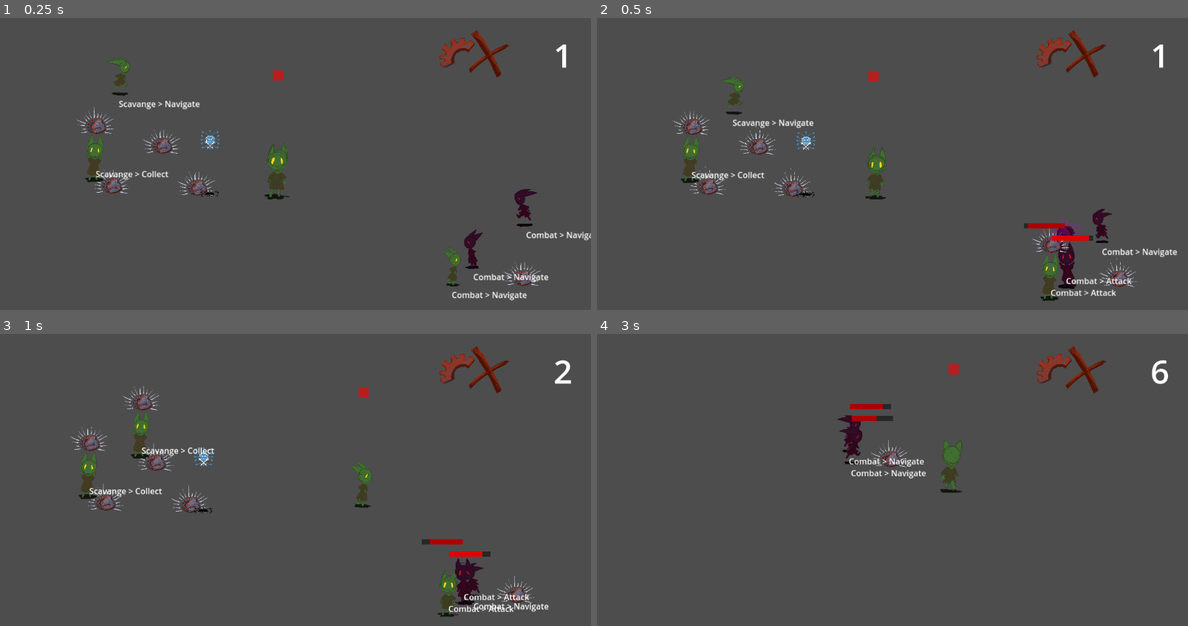
Above: before the commit, frames 1-4 (two rows, left to right).
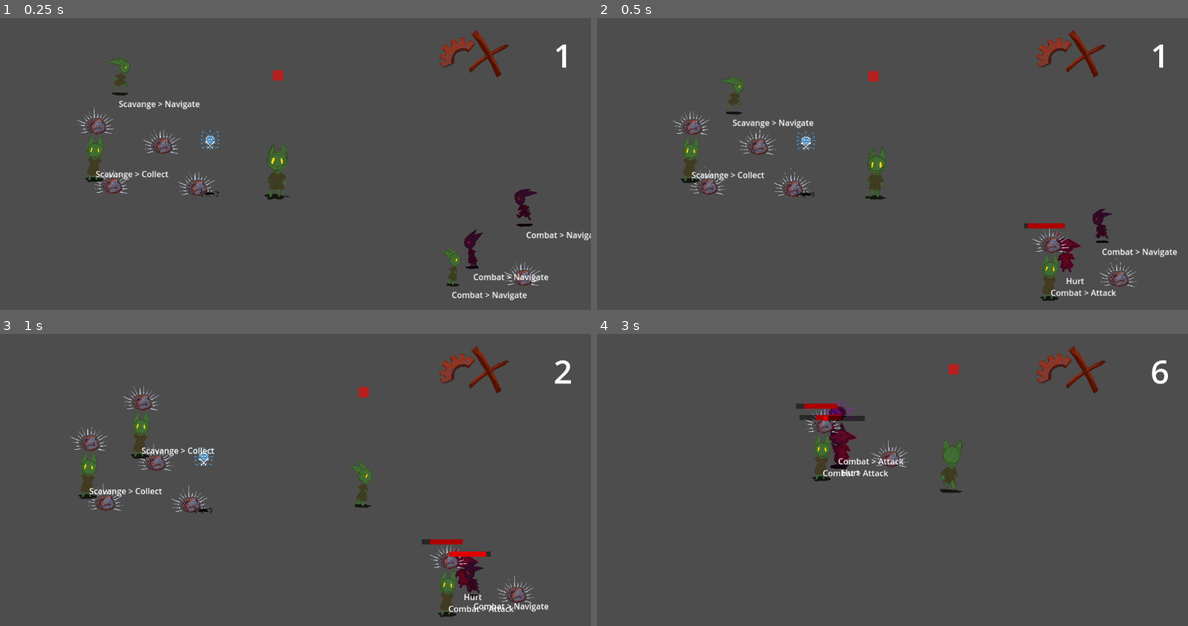
Above: after the commit, the same moments.

Repository: loteque/GoblinGame
Game: Godot game, scene res://main.tscn
Two runs of this game, one before a commit and one after it. Both use one fixed random seed, a clock stepped at 60 frames per second and the inputs below.
Inputs:
- Up to frame 1 (0.25 s): no input
- Up to frame 2 (0.5 s): no input
- Up to frame 3 (1 s): hold D (right) from 0.53 s (still down); hold Shift (call) from 0.53 s (still down)
- Up to frame 4 (3 s): release D (right) at 1.28 s; release Shift (call) at 1.28 s; hold S (down) 1.28-2.03 s; tap G (place) at 1.35 s; hold D (right) 2.03-2.78 s; tap Space (select) at 2.1 s; hold W (up) from 2.78 s (still down); tap Shift (call) at 2.85 s

Frame 1 is identical in both runs. In frame 2, 0.7% of the frame differs, in the area x 76-91%, y 67-93%; in frame 3, 0.6%; in frame 4, 2.0%, in the area x 33-56%, y 20-51%.

Commit message:
Add hurt animation

Diff:
--- a/project/actor_core.gd
+++ b/project/actor_core.gd
@@ -12,22 +12,29 @@
 @onready var follow = %Follow
 @onready var combat = %Combat
 @onready var thrown = %Thrown
+@onready var hurt = %Hurt
 
 @onready var target_tracker_component = %TargetTrackerComponent
 
 var is_thrown = false
 var target: Vector2
+var is_hurt = false
 
 func _ready():
     actor.thrown_to.connect(_on_thrown_to)
+    actor.hurt.connect(_on_hurt)
 
 func _on_thrown_to(position: Vector2):
     is_thrown = true
     target = position
 
+func _on_hurt():
+    is_hurt = true
 
 func _physics_process(delta):
-    if is_thrown:
+    if is_hurt:
+        machine.change_state(hurt, {"position": target})
+    elif is_thrown:
         machine.change_state(thrown, {"position": target})
     elif actor.should_follow_player:
         var target = actor.player
--- a/project/goblin_0_sprite_frames.tres
+++ b/project/goblin_0_sprite_frames.tres
@@ -1,7 +1,8 @@
-[gd_resource type="SpriteFrames" load_steps=17 format=3 uid="uid://b1tde2jhy8sfh"]
+[gd_resource type="SpriteFrames" load_steps=19 format=3 uid="uid://b1tde2jhy8sfh"]
 
 [ext_resource type="Texture2D" uid="uid://dghfr0rh5pah6" path="res://assets/art/sprite_collect_scrap.png" id="1_r84qb"]
 [ext_resource type="Texture2D" uid="uid://bduj512knrmjp" path="res://goblin_sprite_sheet_wip_update_with_updated_roll.png" id="1_xvd8n"]
+[ext_resource type="Texture2D" uid="uid://bt0i8gk68bwup" path="res://assets/art/npc-hit-sprite.png" id="2_4gm7y"]
 
 [sub_resource type="AtlasTexture" id="AtlasTexture_1rwwp"]
 atlas = ExtResource("1_r84qb")
@@ -10,6 +11,10 @@
 [sub_resource type="AtlasTexture" id="AtlasTexture_ag1tb"]
 atlas = ExtResource("1_r84qb")
 region = Rect2(517, 0, 517, 682)
+
+[sub_resource type="AtlasTexture" id="AtlasTexture_hkvsd"]
+atlas = ExtResource("2_4gm7y")
+region = Rect2(0, 0, 263, 337)
 
 [sub_resource type="AtlasTexture" id="AtlasTexture_wxu2l"]
 atlas = ExtResource("1_xvd8n")
@@ -74,6 +79,14 @@
 }, {
 "frames": [{
 "duration": 4.0,
+"texture": SubResource("AtlasTexture_hkvsd")
+}],
+"loop": true,
+"name": &"hurt",
+"speed": 5.0
+}, {
+"frames": [{
+"duration": 4.0,
 "texture": SubResource("AtlasTexture_wxu2l")
 }, {
 "duration": 4.0,
--- a/project/new_actor.gd
+++ b/project/new_actor.gd
@@ -16,6 +16,7 @@
 @onready var health_component = $HealthComponent
 
 signal thrown_to(position: Vector2)
+signal hurt
 
 var has_target: bool = false
 var target: Node2D
@@ -41,6 +42,7 @@
 
 func receive_attack(attack: Attack):
     health_component.receive_attack(attack)
+    hurt.emit()
 
 
 func _physics_process(_delta):
--- a/project/new_actor.tscn
+++ b/project/new_actor.tscn
@@ -11,6 +11,7 @@
 [ext_resource type="Script" path="res://idle_state.gd" id="7_yxy6a"]
 [ext_resource type="Script" path="res://combat_state.gd" id="8_gevwj"]
 [ext_resource type="Script" path="res://collect_state.gd" id="10_t20ij"]
+[ext_resource type="Script" path="res://src/character/hurt_state.gd" id="11_3270s"]
 [ext_resource type="Script" path="res://attack_state.gd" id="11_oqg7b"]
 [ext_resource type="Script" path="res://follow_state.gd" id="11_wpftk"]
 [ext_resource type="Script" path="res://scavange_state.gd" id="12_cbokb"]
@@ -97,6 +98,11 @@
 script = ExtResource("7_yxy6a")
 
 [node name="Hurt" type="Node" parent="ActorCore/StateMachine"]
+unique_name_in_owner = true
+script = ExtResource("11_3270s")
+
+[node name="HurtTimer" type="Timer" parent="ActorCore/StateMachine/Hurt"]
+wait_time = 0.2
 
 [node name="Combat" type="Node" parent="ActorCore/StateMachine"]
 unique_name_in_owner = true
--- /dev/null
+++ b/project/src/character/hurt_state.gd
@@ -0,0 +1,24 @@
+extends State
+
+## Createure is "in_combat"
+class_name HurtState
+
+@onready var actor_core = %ActorCore
+var animated_sprite: AnimatedSprite2D:
+    get: return actor_core.animated_sprite
+
+@onready var hurt_timer = $HurtTimer
+
+func _on_hurt_timeout():
+    actor_core.is_hurt = false
+
+func _ready():
+    hurt_timer.timeout.connect(_on_hurt_timeout)
+
+func enter_state(data: Dictionary = {}):
+    super.enter_state()
+    animated_sprite.play("hurt")
+    hurt_timer.start()
+
+func exit_state():
+    super.exit_state()
Binary file added: project/assets/art/npc-hit-sprite.aseprite
Binary file added: project/assets/art/npc-hit-sprite.png
Not shown: 1 places in project/new_actor.tscn that only renumber resources
